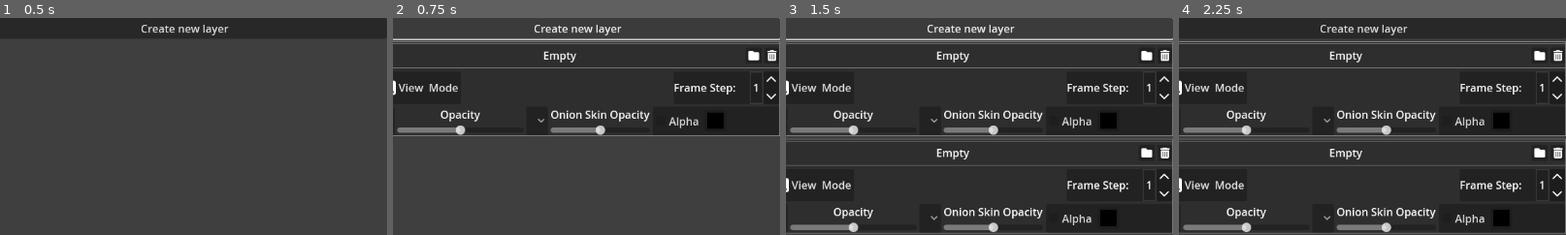
Above: before the commit, frames 1-4 (left to right).
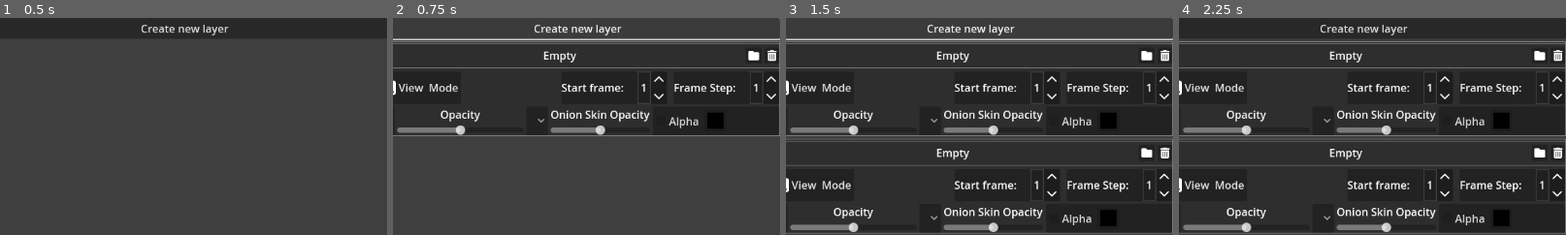
Above: after the commit, the same moments.

Repository: NectoT/GodotLayeredSlideshows
Game: Godot game, scene res://scenes/App.tscn
The game is run twice, just before and just after one commit, with the same random seed, the same clock (stepped at 60 frames per second) and the same inputs.
Inputs (mouse positions are % of the whole screen's width and height, from its top left):
- Up to frame 1 (0.5 s): no input
- Up to frame 2 (0.75 s): click "Create new layer" at 0.5 s
- Up to frame 3 (1.5 s): click "Create new layer" at 1.25 s
- Up to frame 4 (2.25 s): click (51, 92) at 2 s
The pictures show only the part of the screen within x 50-100%, y 0-50%; the shares and areas given below are measured in that part.

Frame 1 is identical in both runs. In frame 2, 0.4% of the frame differs, in the area x 43-70%, y 26-38%; in frame 3, 0.8%, in the area x 43-70%, y 26-83%; in frame 4, 0.8%.

Commit message:
Возможность устанавливать начальный кадр для слоя

Diff:
--- a/scenes/LayerConfig.tscn
+++ b/scenes/LayerConfig.tscn
@@ -22,7 +22,7 @@
 border_width_bottom = 1
 border_color = Color(0.541176, 0.541176, 0.541176, 1)
 
-[node name="LayerConfig" type="PanelContainer" node_paths=PackedStringArray("file_dialog", "visibility_button", "opacity_slider", "onion_skin_selector", "onion_skin_opacity_slider", "directory_name_label")]
+[node name="LayerConfig" type="PanelContainer" node_paths=PackedStringArray("file_dialog", "visibility_button", "opacity_slider", "onion_skin_selector", "onion_skin_opacity_slider", "directory_name_label", "start_frame_input")]
 custom_minimum_size = Vector2(0, 50)
 offset_right = 423.0
 offset_bottom = 50.0
@@ -34,6 +34,7 @@
 onion_skin_selector = NodePath("VBoxContainer/LowerSettings/OnionSkinOption")
 onion_skin_opacity_slider = NodePath("VBoxContainer/LowerSettings/OnionOpacityContainer/OnionOpacitySlider")
 directory_name_label = NodePath("VBoxContainer/HBoxContainer2/DirectoryName")
+start_frame_input = NodePath("VBoxContainer/HBoxContainer/StartFrame")
 
 [node name="VBoxContainer" type="VBoxContainer" parent="."]
 layout_mode = 2
@@ -82,6 +83,12 @@
 script = ExtResource("5_hekvm")
 enabled_icon = ExtResource("2_d4o61")
 enabled_text = "Draw Mode"
+
+[node name="StartFrame" parent="VBoxContainer/HBoxContainer" instance=ExtResource("5_vgt5k")]
+layout_mode = 2
+label_text = "Start frame:"
+number = 1
+min_number = -1000
 
 [node name="NumberInput" parent="VBoxContainer/HBoxContainer" instance=ExtResource("5_vgt5k")]
 layout_mode = 2
@@ -164,6 +171,7 @@
 [connection signal="pressed" from="VBoxContainer/HBoxContainer2/DirectoryButton" to="." method="_on_directory_button_pressed"]
 [connection signal="pressed" from="VBoxContainer/HBoxContainer2/DeleteButton" to="." method="_on_delete_button_pressed"]
 [connection signal="pressed" from="VBoxContainer/HBoxContainer/ModeButton" to="." method="_on_mode_button_pressed"]
+[connection signal="number_changed" from="VBoxContainer/HBoxContainer/StartFrame" to="." method="_on_frame_start_input_changed"]
 [connection signal="number_changed" from="VBoxContainer/HBoxContainer/NumberInput" to="." method="_on_frame_step_input_changed"]
 [connection signal="pressed" from="VBoxContainer/LowerSettings/VisibilityButton" to="." method="_on_visibility_button_pressed"]
 [connection signal="value_changed" from="VBoxContainer/LowerSettings/OpacityContainer/OpacitySlider" to="." method="_on_opacity_slider_changed"]
--- a/ui/layer_display.gd
+++ b/ui/layer_display.gd
@@ -27,6 +27,13 @@
 		current_frame = value
 		if dir_path != "":
 			_set_frame()
+
+## Откуда идёт отсчёт кадров. Если значение отрицальное, то подразумевается
+## отступ от последнего кадра на это число
+var start_file_index = 0:
+	set(value):
+		start_file_index = value
+		_set_frame()
 
 var frame_step = 1:
 	set(value):
@@ -171,19 +178,19 @@
 	for i in range(skin_amount, len(onion_rects)):
 		onion_rects[i].queue_free()
 
-
 ## Возвращает индекс файла, соответствующий переданному кадру, или -1, если
 ## для кадра нет подходящего файла. Считается на основе шага и режима слоя
 func get_file_index(frame: int) -> int:
 	if mode == Mode.DRAW:
-		var index = (frame - 1) * frame_step
+		var index = start_file_index + (frame - 1) * frame_step
 		if index >= _dir_files_amount:
 			return -1
-		return index
+		return index % _dir_files_amount
 	elif _dir_files_amount == 0:
 		return 0
 	else:
-		return (frame - 1) * frame_step % _dir_files_amount
+		print((start_file_index + (frame - 1) * frame_step) % _dir_files_amount)
+		return (start_file_index + (frame - 1) * frame_step) % _dir_files_amount
 
 
 func _update_first_frame_onion_skin():
--- a/ui/layer_settings.gd
+++ b/ui/layer_settings.gd
@@ -16,6 +16,8 @@
 @export var onion_skin_opacity_slider: HSlider
 
 @export var directory_name_label: Label
+
+@export var start_frame_input: NumberInput
 
 var layer: Layer:
 	set(value):
@@ -99,6 +101,16 @@
 	layer.frame_step = number
 
 
+func _on_frame_start_input_changed(number: int):
+	if number == 0:  # Пропускаем ноль
+		if layer.start_file_index == 0:
+			start_frame_input.number = -1
+		else:
+			start_frame_input.number = 1
+		return
+
+	layer.start_file_index = number - 1 if number > 0 else number
+
 func _apply_settings(layer: Layer, settings: ModeSettings):
 	layer.opacity = settings.opacity
 	layer.onion_skin_mode = settings.onion_skin_mode
--- a/ui/number_input.gd
+++ b/ui/number_input.gd
@@ -1,6 +1,6 @@
 # TODO: tool-скрипт, визуальное изменение сцены в редакторе при изменении экспортных
 # переменных; убирание margin при отсутствии текста
-extends PanelContainer
+class_name NumberInput extends PanelContainer
 
 signal number_changed(number: int)
 
